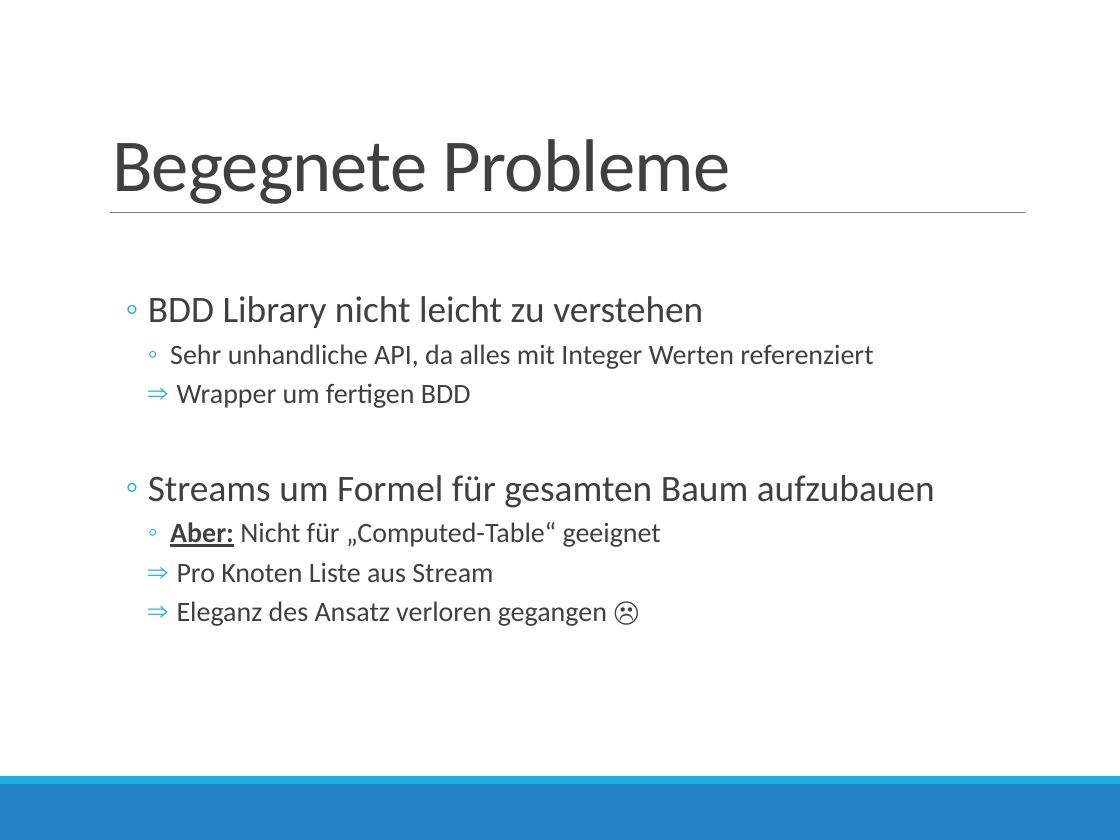
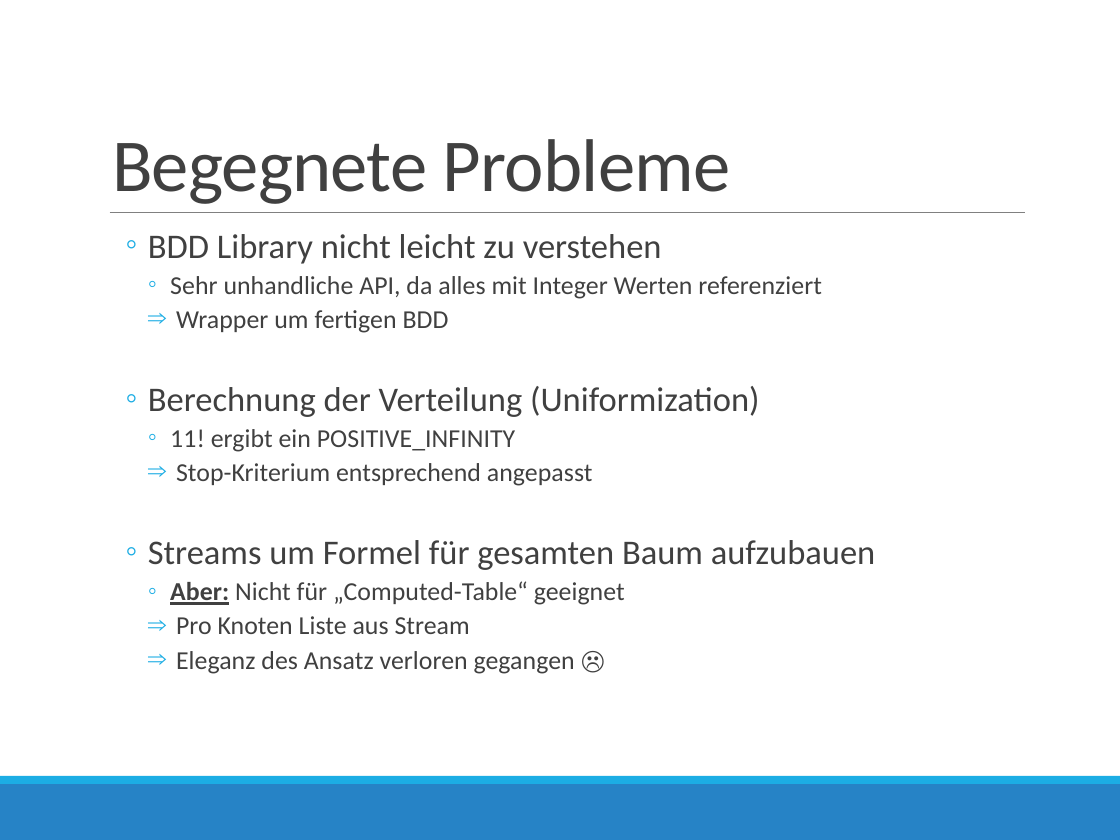
Before and after one commit to AndreMann90/fart_fssd, a slide deck: slide 11 of doc/Programmier-Projekt-Praesi.pptx. Drawn at 1120x840 pixels with LibreOffice and Linux fonts; fonts in the diff are those of the drawing. Boxes give left, top, right and bottom in pixels: in the first picture for what was removed or moved away, otherwise in the second. Text is boxed around its words. In the diff, an @@ line names an element or a change of style, - is before the commit and + after.

```diff
--- a/doc/Programmier-Projekt-Praesi.pptx
+++ b/doc/Programmier-Projekt-Praesi.pptx
@@ text at [148, 234, 876, 674]: size 24 to 22.2 pt in "BDD Library nicht leicht zu verstehen", "Streams um Formel für gesamten Baum aufzubauen"; size 18 to 16.6 pt in "Sehr unhandliche API, da alles mit Integer ...", "Wrapper um fertigen BDD", "Aber: Nicht für „Computed-Table“ geeignet", "Pro Knoten Liste aus Stream" and 1 more places; line spacing 0.9 to 0.8 @@
@@ text at [148, 386, 759, 486]: paragraphs added @@
+  ◦ Berechnung der Verteilung (Uniformization)
+    ◦ 11! ergibt ein POSITIVE_INFINITY
+    ⇒ Stop-Kriterium entsprechend angepasst
```
Also in this commit, not shown: 1 other slide changed.
